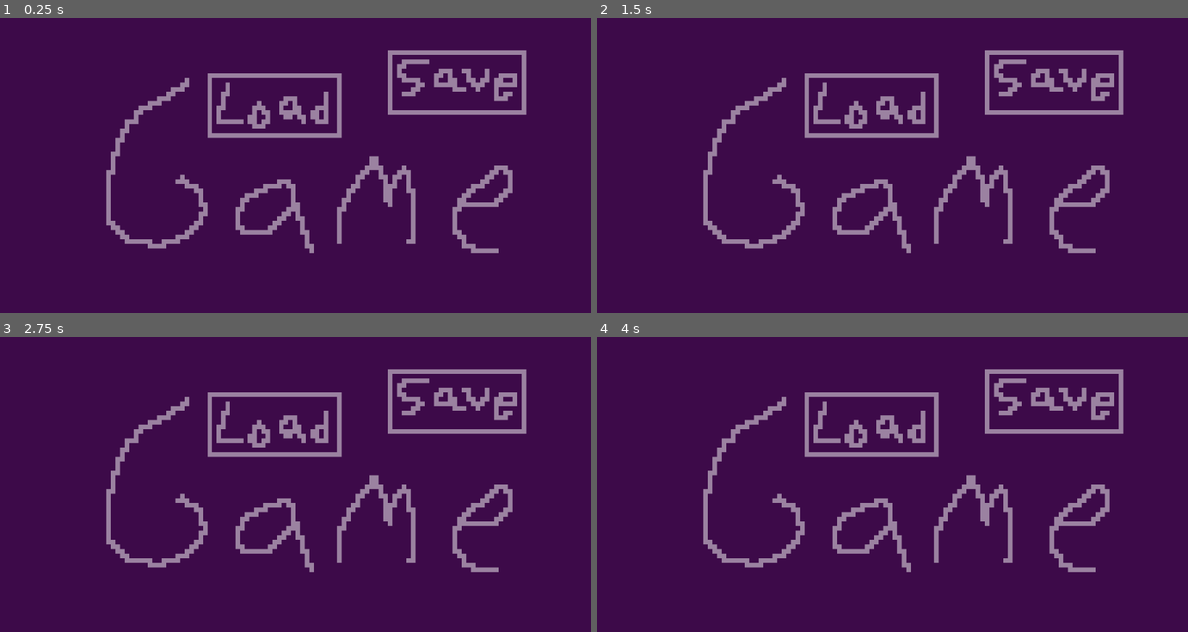
Above: before the commit, frames 1-4 (two rows, left to right).
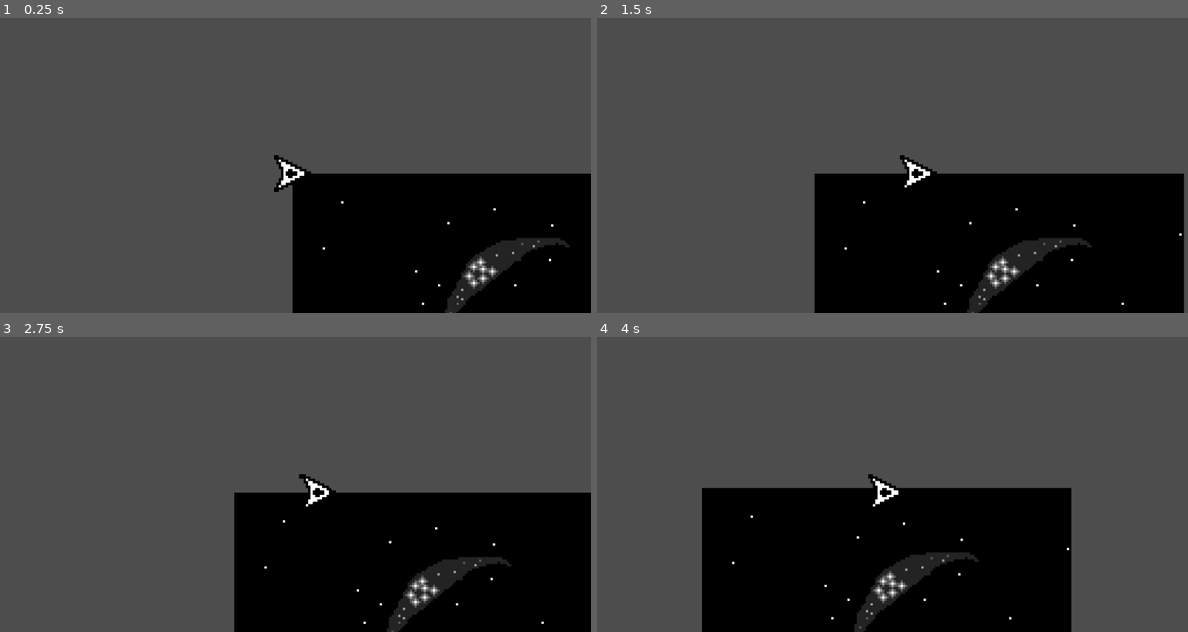
Above: after the commit, the same moments.

Repository: TalesOfXanthar/GMTK26
Game: Godot game, scene res://scenes/scene_manager.tscn
Two runs of this game, one before a commit and one after it. Both use one fixed random seed, a clock stepped at 60 frames per second and the inputs below.
Inputs:
- Up to frame 1 (0.25 s): no input
- Up to frame 2 (1.5 s): tap Enter at 0.5 s; hold W (move_forward) 0.53-1.28 s; tap 1 (choice_1) at 0.6 s; hold S (move_backwards) from 1.28 s (still down); tap 2 (choice_2) at 1.35 s
- Up to frame 3 (2.75 s): release S (move_backwards) at 2.03 s; hold W (move_forward) from 2.03 s (still down); tap 3 (choice_3) at 2.1 s
- Up to frame 4 (4 s): tap D (rotate_clockwise) at 2.85 s; release W (move_forward) at 3.53 s; hold S (move_backwards) from 3.53 s (still down); tap A (rotate_counterclockwise) at 3.6 s

The runs differ from the first frame. In frame 1, 100% of the frame differs, in the area x 0-100%, y 0-100%; in frame 2, 100%; in frame 3, 100%; in frame 4, 100%.

Commit message:
Camera follows player smoothly
this took wayyy too long i hate godot shaders why do they even use a different variation of gdscript that acts like c#

Diff:
--- a/g-mtk-26/project.godot
+++ b/g-mtk-26/project.godot
@@ -25,6 +25,11 @@
 
 window/size/viewport_width=1024
 window/size/viewport_height=512
+window/stretch/mode="viewport"
+
+[global_group]
+
+nodes_with_shaders="Nodes that have shaders attached and need to be called."
 
 [input]
 
--- a/g-mtk-26/scenes/player_ship.tscn
+++ b/g-mtk-26/scenes/player_ship.tscn
@@ -4,7 +4,7 @@
 [ext_resource type="Texture2D" uid="uid://dt0xt4iet4l2m" path="res://visual assets/placeholder_sprites/player_ship.png" id="2_gbmm3"]
 
 [sub_resource type="CircleShape2D" id="CircleShape2D_bmkmh"]
-radius = 32.0
+radius = 8.0
 
 [node name="CharacterBody2D" type="CharacterBody2D" unique_id=1661900380]
 script = ExtResource("1_q2qul")
@@ -14,5 +14,4 @@
 
 [node name="Sprite2D" type="Sprite2D" parent="." unique_id=2021115122]
 position = Vector2(1.9073486e-06, 1.9073486e-06)
-scale = Vector2(3.9999998, 3.9999998)
 texture = ExtResource("2_gbmm3")
--- a/g-mtk-26/scenes/scene_manager.tscn
+++ b/g-mtk-26/scenes/scene_manager.tscn
@@ -1,7 +1,25 @@
 [gd_scene format=3 uid="uid://crpq57gia7ovw"]
 
-[ext_resource type="PackedScene" uid="uid://cu04hqgnpn8nm" path="res://scenes/title_screen.tscn" id="1_jo5df"]
+[ext_resource type="Shader" uid="uid://b1vb2dlio58lk" path="res://scripts/shader.gdshader" id="1_65mdo"]
+[ext_resource type="PackedScene" uid="uid://djqf6p1tkkgcj" path="res://scenes/space_scene.tscn" id="1_we8k5"]
+
+[sub_resource type="ShaderMaterial" id="ShaderMaterial_vu1g8"]
+shader = ExtResource("1_65mdo")
+shader_parameter/cam_offset = Vector2(0, 0)
 
 [node name="SceneManager" type="Node" unique_id=1948687918]
 
-[node name="TitleScreen" parent="." unique_id=19361815 instance=ExtResource("1_jo5df")]
+[node name="SubViewportContainer" type="SubViewportContainer" parent="." unique_id=1410389981 groups=["nodes_with_shaders"]]
+texture_filter = 1
+material = SubResource("ShaderMaterial_vu1g8")
+offset_right = 40.0
+offset_bottom = 40.0
+scale = Vector2(4, 4)
+pivot_offset = Vector2(87, 54)
+
+[node name="SubViewport" type="SubViewport" parent="SubViewportContainer" unique_id=298027558]
+handle_input_locally = false
+size = Vector2i(384, 216)
+render_target_update_mode = 4
+
+[node name="SpaceScene" parent="SubViewportContainer/SubViewport" unique_id=1545532700 instance=ExtResource("1_we8k5")]
--- /dev/null
+++ b/g-mtk-26/scenes/space_scene.tscn
@@ -0,0 +1,20 @@
+[gd_scene format=3 uid="uid://djqf6p1tkkgcj"]
+
+[ext_resource type="Texture2D" uid="uid://drrrlne8jnbs3" path="res://visual assets/placeholder_sprites/space.png" id="1_ma5ay"]
+[ext_resource type="PackedScene" uid="uid://chajvj4vq38bf" path="res://scenes/player_ship.tscn" id="1_rcdtf"]
+[ext_resource type="Script" uid="uid://bj7or4dpms8n6" path="res://scripts/camera_2d.gd" id="3_vu1g8"]
+
+[node name="SpaceScene" type="Node2D" unique_id=1545532700]
+texture_filter = 1
+
+[node name="Sprite2D" type="Sprite2D" parent="." unique_id=431705974]
+position = Vector2(80, 80)
+texture = ExtResource("1_ma5ay")
+
+[node name="CharacterBody2D" parent="." unique_id=1661900380 instance=ExtResource("1_rcdtf")]
+texture_filter = 1
+
+[node name="Camera2D" type="Camera2D" parent="." unique_id=1144326815 node_paths=PackedStringArray("player")]
+texture_filter = 1
+script = ExtResource("3_vu1g8")
+player = NodePath("../CharacterBody2D")
--- a/g-mtk-26/scenes/text_box.tscn
+++ b/g-mtk-26/scenes/text_box.tscn
@@ -1,6 +1,7 @@
 [gd_scene format=3 uid="uid://c041vhoynl6n4"]
 
 [ext_resource type="Script" uid="uid://dev54ka0hrud8" path="res://scripts/text_box.gd" id="1_wscpg"]
+[ext_resource type="Theme" uid="uid://b1ivpb6xgg05v" path="res://visual assets/text_theme.tres" id="2_dyarx"]
 
 [node name="Control" type="Control" unique_id=635419347]
 layout_mode = 3
@@ -29,6 +30,7 @@
 [node name="mainText" type="RichTextLabel" parent="ScrollContainer/VBoxContainer" unique_id=1076653348]
 custom_minimum_size = Vector2(1024, 50)
 layout_mode = 2
+theme = ExtResource("2_dyarx")
 text = "This is a rich text label This is a rich text labelThis is a rich text labelThis is a rich text labelThis is a  …(241 unchanged characters)…
 fit_content = true
 scroll_active = false
--- /dev/null
+++ b/g-mtk-26/scripts/camera_2d.gd
@@ -0,0 +1,19 @@
+extends Camera2D
+
+var actual_cam_pos := Vector2.ZERO
+var shader_material : ShaderMaterial
+
+
+@export var player : CharacterBody2D
+
+func _ready() -> void:
+	shader_material = get_tree().get_nodes_in_group("nodes_with_shaders")[0].material
+
+func _process(delta: float) -> void:
+	actual_cam_pos = actual_cam_pos.lerp(player.global_position, delta * 3)
+
+	var cam_subpixel_offset = actual_cam_pos.round() - actual_cam_pos
+
+	shader_material.set_shader_parameter("cam_offset", cam_subpixel_offset)
+
+	global_position = actual_cam_pos.round()
--- a/g-mtk-26/scripts/player_ship.gd
+++ b/g-mtk-26/scripts/player_ship.gd
@@ -7,7 +7,7 @@
 
 	rotation_direction = Input.get_axis("rotate_counterclockwise", "rotate_clockwise")
 	if rotation_direction != 0.0:
-		rotation_velocity += lerpf(rotation_velocity, rotation_direction * 0.05, 0.02)
+		rotation_velocity += lerpf(rotation_velocity, rotation_direction * 0.05, 0.04)
 		rotation_velocity = clampf(rotation_velocity, -0.07, 0.07)
 	else:
 		rotation_velocity = 0
--- /dev/null
+++ b/g-mtk-26/scripts/shader.gdshader
@@ -0,0 +1,17 @@
+shader_type canvas_item;
+
+uniform vec2 cam_offset = vec2(0.0, 0.0);
+
+void vertex() {
+	VERTEX += cam_offset;
+	// Called for every vertex tvhe material is visible on.
+}
+
+void fragment() {
+	// Called for every pixel the material is visible on.
+}
+
+//void light() {
+//	// Called for every pixel for every light affecting the CanvasItem.
+//	// Uncomment to replace the default light processing function with this one.
+//}
--- /dev/null
+++ b/g-mtk-26/visual assets/text_theme.tres
@@ -0,0 +1,7 @@
+[gd_resource type="Theme" format=3 uid="uid://b1ivpb6xgg05v"]
+
+[ext_resource type="FontFile" uid="uid://c6of1i3xacs81" path="res://visual assets/PixelHalfSerif2.ttf" id="1_2nht7"]
+
+[resource]
+RichTextLabel/font_sizes/normal_font_size = 10
+RichTextLabel/fonts/normal_font = ExtResource("1_2nht7")
Not shown, added: g-mtk-26/scripts/camera_2d.gd.uid
Not shown, added: g-mtk-26/scripts/shader.gdshader.uid
Binary file added: g-mtk-26/visual assets/PixelHalfSerif2.ttf
Not shown, added: g-mtk-26/visual assets/PixelHalfSerif2.ttf.import
Binary file added: g-mtk-26/visual assets/placeholder_sprites/space.png
Not shown, added: g-mtk-26/visual assets/placeholder_sprites/space.png.import
Binary file added: g-mtk-26/visual assets/placeholder_sprites/test_measure.png
Not shown, added: g-mtk-26/visual assets/placeholder_sprites/test_measure.png.import
